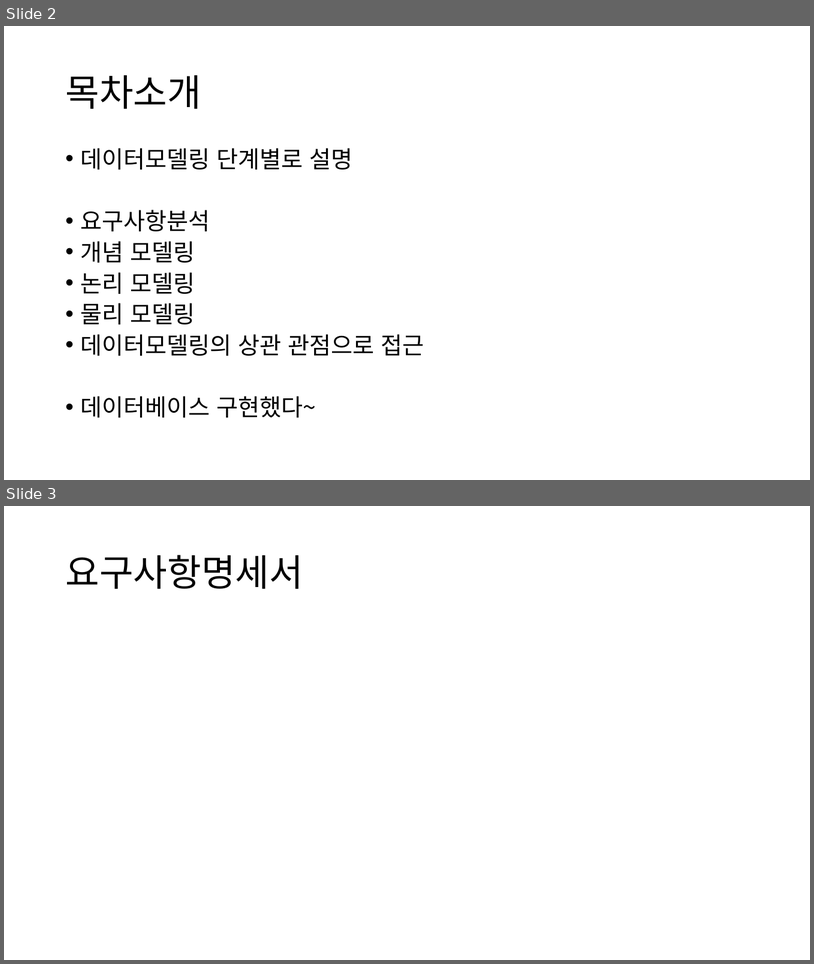
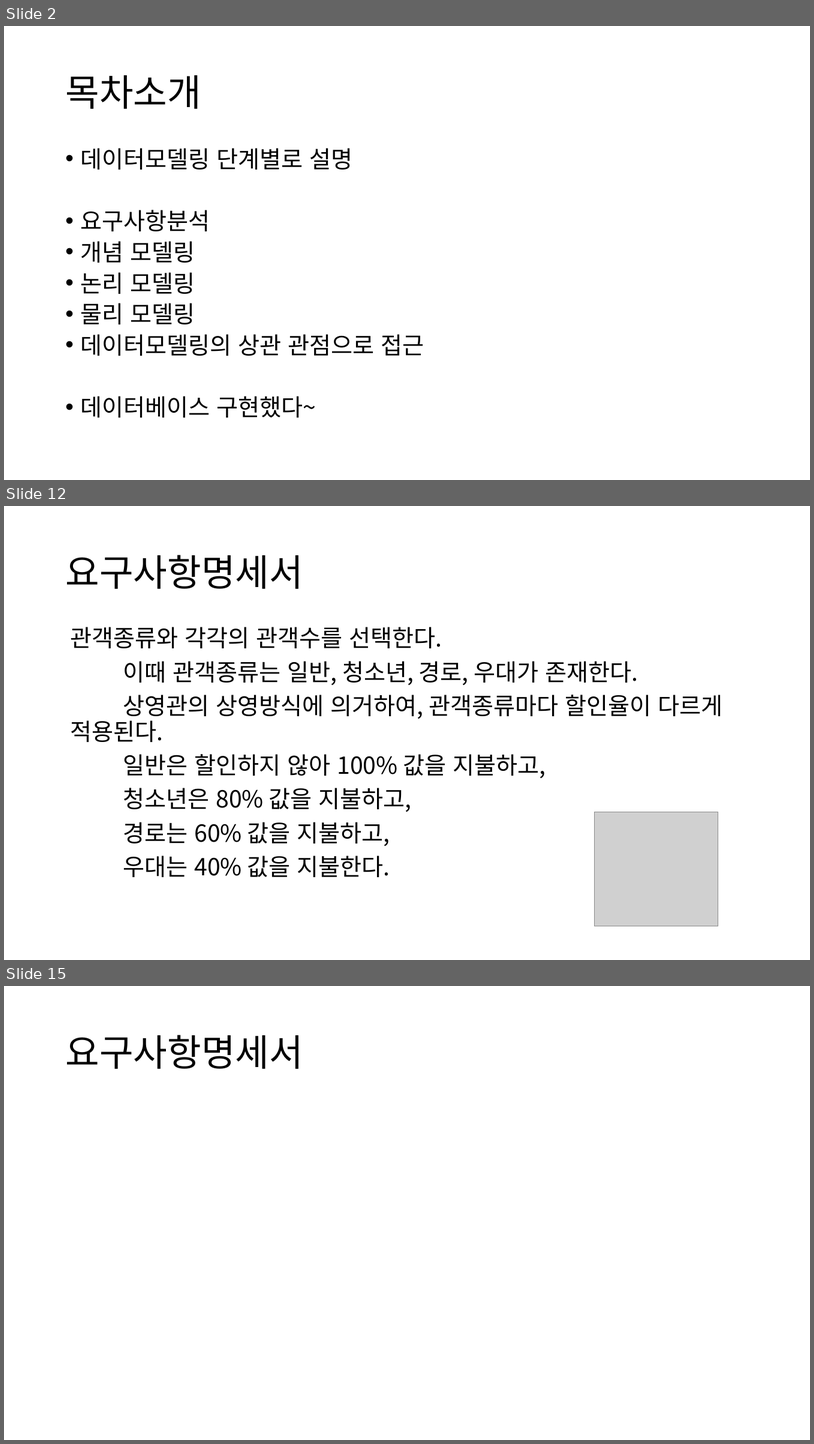
Before and after one commit to Cinema-System/My-Cinema, a slide deck: 중간발표/다은발표준비.pptx. Shown one above the other, each under a label of ours: slides 2 and 3 before the commit, slides 2, 12 and 15 after it; the slides between them are not shown. The pictures are 814x964 and 814x1444 pixels, drawn with LibreOffice and Linux fonts; fonts in the diff are those of the drawing; grey boxes stand for pictures. Boxes give left, top, right and bottom in pixels: in the first picture for what was removed or moved away, otherwise in the second. Text is boxed around its words. In the diff, an @@ line names an element or a change of style, - is before the commit and + after.

```diff
--- a/중간발표/다은발표준비.pptx
+++ b/중간발표/다은발표준비.pptx
@@ slide 12 added at (4,506,810,960), background #FFFFFF @@
@@ title added at (65,555,303,589), 44 pt, text #000000 @@
+요구사항명세서
@@ text added at (71,627,723,877), 28 pt, text #000000 @@
+관객종류와 각각의 관객수를 선택한다.
+이때 관객종류는 일반, 청소년, 경로, 우대가 존재한다.
+상영관의 상영방식에 의거하여, 관객종류마다 할인율이 다르게 적용된다.
+일반은 할인하지 않아 100% 값을 지불하고,
+청소년은 80% 값을 지불하고,
+경로는 60% 값을 지불하고,
+우대는 40% 값을 지불한다.
@@ picture added at (594,811,719,926) @@
@@ what was slide 3 is now slide 15 @@
```
Also in this commit, not shown: 13 other slides added, 2 other files.
